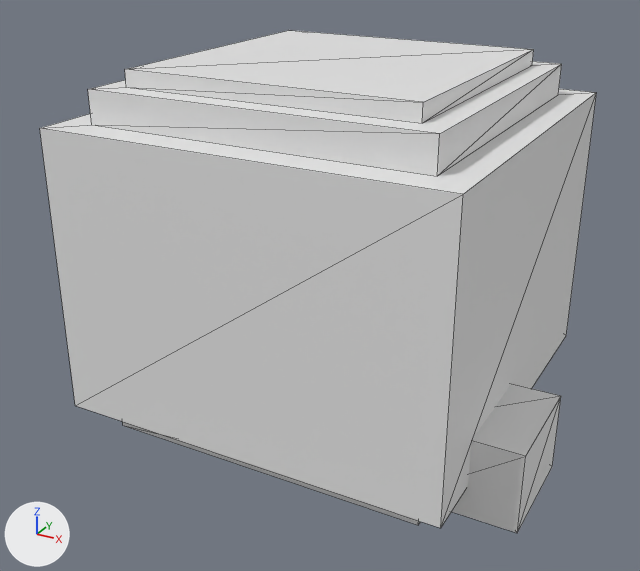
The glTF model assets/models/stump.gltf, before and after one commit.
Before and after are seen from a 50 mm camera at (0.498, -0.959, 0.638) aimed at (-0.022, -0.014, 0.166). The axes (+X, +Y, +Z) are drawn at lower left. The lights are the same throughout. The picture after the commit comes second. Mesh edges are drawn as thin lines. Vertices at exactly the same position are counted once.

The scene before the commit, as lines of its bpy script (objects in view):
```python
me_stump = bpy.data.meshes.new('stump')
me_stump.from_pydata(...)  # a box spanning x -0.25..0.25, y -0.25..0.25, z 0.04..0.4; a box spanning x -0.21..0.21, y -0.21..0.21, z 0.4..0.44; a box spanning x -0.21..0.21, y -0.21..0.21, z 0.0..0.04; a box spanning x -0.18..0.18, y -0.18..0.18, z 0.44..0.46; a box spanning x 0.17..0.31, y -0.17..-0.03, z 0.0..0.1; a box spanning x -0.31..-0.17, y -0.01..0.13, z 0.0..0.1; a box spanning x -0.01..0.13, y 0.17..0.31, z 0.0..0.1
ob_stump = bpy.data.objects.new('stump', me_stump)
ob_stump.location = (0.0, 0.0, 0.0)
```
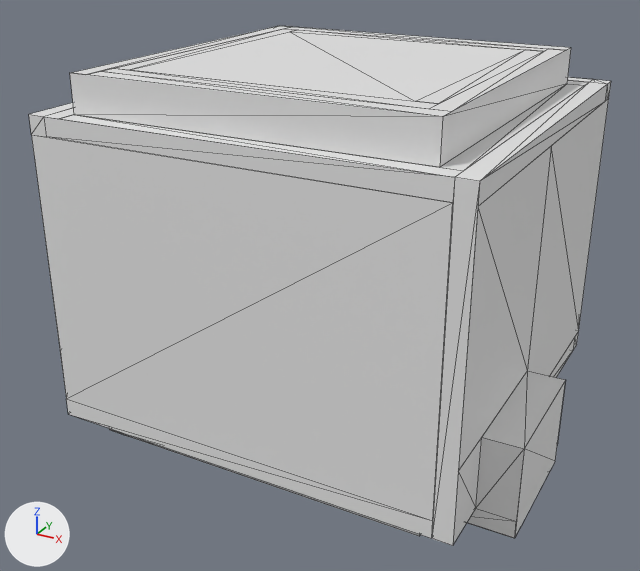
What differs and where, as boxes [x1, y1, x2, y2] in the pictures (640 x 571 px):
```json
{"object": "stump", "change": "reshaped", "before": [40, 30, 597, 533], "after": [29, 26, 611, 546]}
{"part": 1, "of": "me_stump", "change": "rebuilt", "before": [40, 89, 597, 528], "on screen": "not visible afterwards"}
{"part": 2, "of": "me_stump", "change": "rebuilt", "before": [88, 61, 562, 176], "on screen": "not visible afterwards"}
{"part": 3, "of": "me_stump", "change": "added", "after": [29, 26, 611, 546]}
{"part": 4, "of": "me_stump", "change": "built on", "before": [122, 384, 561, 533]}
```

Scene script edits in JSON lines:
```json
{"block": "me_stump", "where": "# used by ob_stump; location = (0.0, 0.0, 0.0)"}
{"op": "remove", "block": "me_stump", "code": "me_stump.from_pydata(...)  # 56 vertices, 84 faces; spans x -0.31..0.31, y -0.25..0.31, z 0.0..0.46"}
{"op": "add", "block": "me_stump", "code": "me_stump.from_pydata(...)  # 306 vertices, 400 faces; spans x -0.31..0.31, y -0.25..0.31, z 0.0..0.46"}
{"block": "me_stump", "change": "me_stump part 1: the loose piece of 8 vertices spanning x -0.25..0.25, y -0.25..0.25, z 0.04..0.4 is rebuilt with 72 vertices and now spans x -0.241..0.241, y -0.227..0.24, z 0.046..0.391"}
{"block": "me_stump", "change": "me_stump part 2: the loose piece of 8 vertices spanning x -0.21..0.21, y -0.21..0.21, z 0.4..0.44 is rebuilt with 16 vertices and now spans x -0.195..0.195, y -0.203..0.193, z 0.414..0.437"}
{"block": "me_stump", "change": "me_stump part 3: a new loose piece of 156 vertices spanning x -0.31..0.31, y -0.25..0.31, z 0.0..0.46"}
{"block": "me_stump", "change": "me_stump part 4"}
{"block": "me_stump", "change": "32 vertices are removed from x -0.31..0.31, y -0.21..0.31, z 0.0..0.1"}
{"block": "me_stump", "change": "48 faces are deleted"}
{"block": "me_stump", "change": "18 vertices are added at x -0.264..0.264, y -0.157..0.24, z 0.046"}
{"block": "me_stump", "change": "16 new vertices lie (0.0, 0.0, 0.046) away from vertices in x -0.264..0.264, y -0.157..0.24, z 0.046"}
{"block": "me_stump", "change": "6 new vertices lie (-0.023, 0.0, 0.0) away from vertices in x -0.264..0.241, y -0.157..0.123, z 0.046..0.092"}
{"block": "me_stump", "change": "6 new vertices lie (0.0, 0.0, -0.069) away from vertices in x -0.287..0.264, y -0.157..0.123, z 0.092"}
{"block": "me_stump", "change": "8 new vertices lie (0.023, 0.0, 0.0) away from vertices in x -0.241..0.264, y -0.157..0.123, z 0.023..0.092"}
{"block": "me_stump", "change": "74 new faces join them"}
{"block": "me_stump", "change": "other edits to the shape of me_stump do not show in these pictures"}
```
